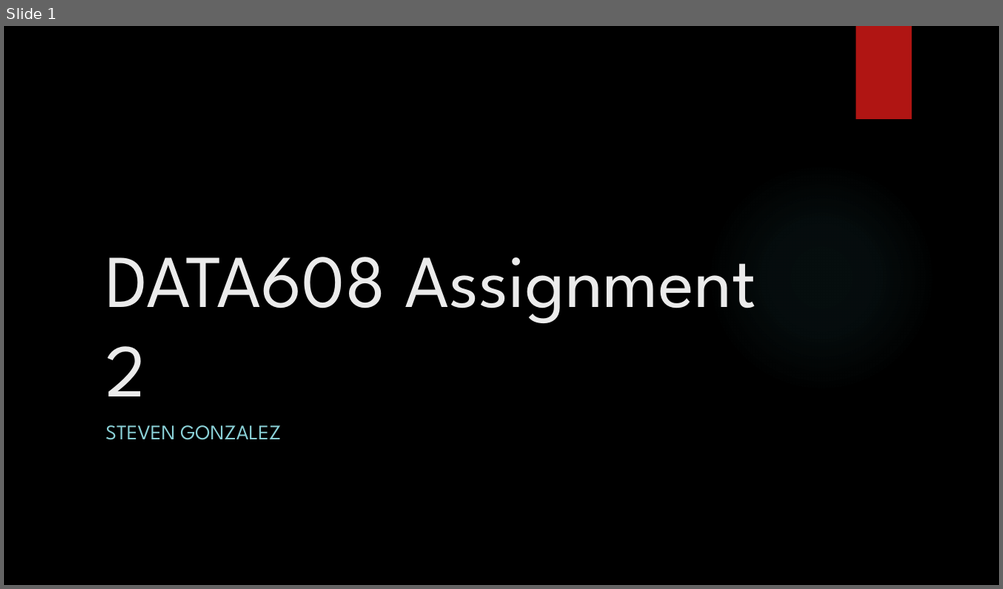
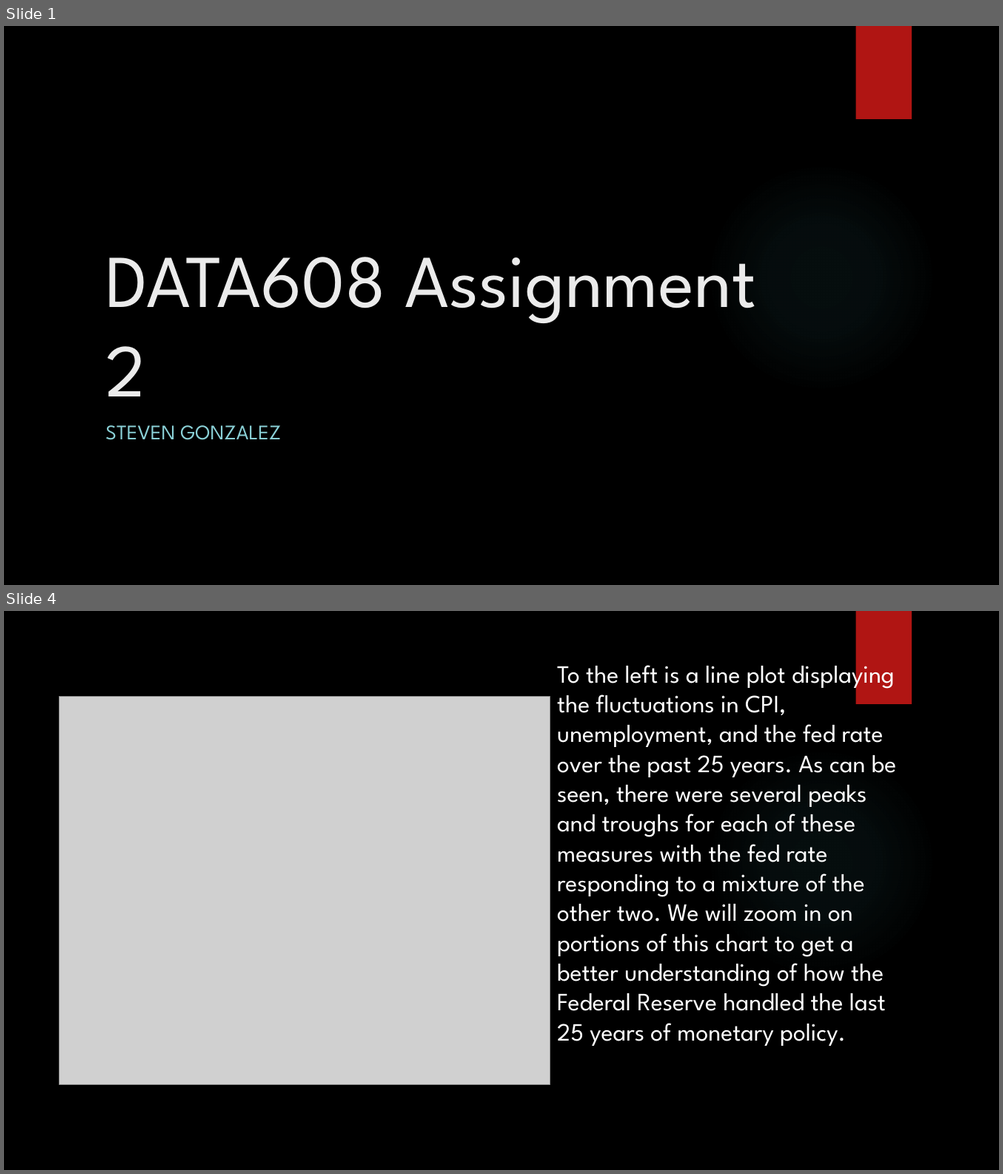
Before and after one commit to Stevee-G/Data608, a slide deck: Assignment2/DATA608_Assignment2_StevenGonzalez.pptx. Shown one above the other, each under a label of ours: slide 1 before the commit, slides 1 and 4 after it; the slides between them are not shown. The pictures are 1003x589 and 1003x1174 pixels, drawn with LibreOffice and Linux fonts; fonts in the diff are those of the drawing; grey boxes stand for pictures; background and template pictures are left out. Boxes give left, top, right and bottom in pixels: in the first picture for what was removed or moved away, otherwise in the second. Text is boxed around its words. In the diff, an @@ line names an element or a change of style, - is before the commit and + after.

```diff
--- a/Assignment2/DATA608_Assignment2_StevenGonzalez.pptx
+++ b/Assignment2/DATA608_Assignment2_StevenGonzalez.pptx
@@ slide 4 added at box(4, 611, 999, 1170), background picture (left out); not listed: 2 template elements that a slide beside it also shows @@
@@ text added at box(557, 658, 896, 1046), 24 pt, text #FFFFFF @@
+To the left is a line plot displaying the fluctuations in CPI, unemployment, and the fed rate over the past 25 years. As can be seen, there were several peaks and troughs for each of these measures with the fed rate responding to a mixture of the other two. We will zoom in on portions of this chart to get a better understanding of how the Federal Reserve handled the last 25 years of monetary policy.
@@ picture added at box(60, 696, 549, 1085) @@
```
Also in this commit, not shown: 3 slides changed, 3 other slides added, 4 slides removed.
